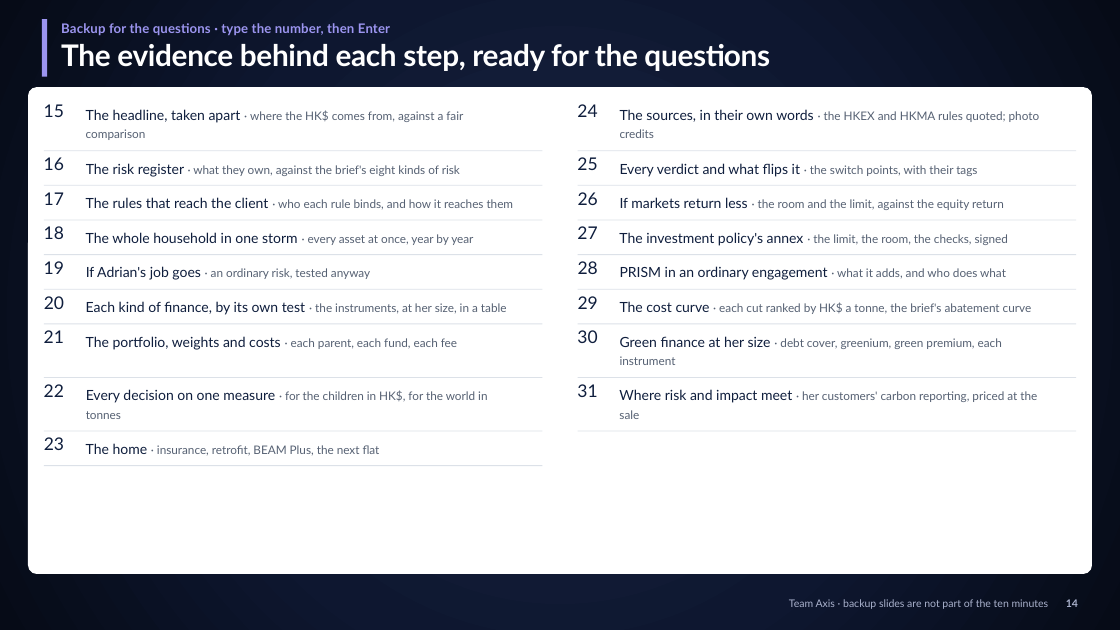
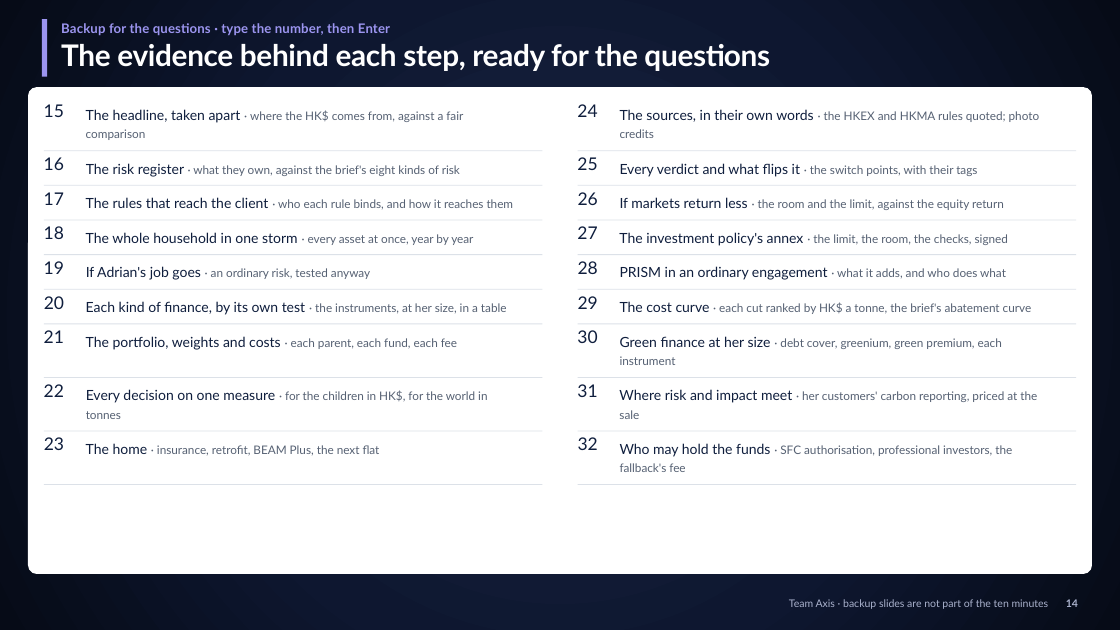
Before and after one commit to Peeradonn/finplan, a slide deck: slide 14 of Final/deck/Axis.pptx. Drawn at 1120x630 pixels with LibreOffice and Linux fonts; fonts in the diff are those of the drawing. Boxes give left, top, right and bottom in pixels: in the first picture for what was removed or moved away, otherwise in the second. Text is boxed around its words. In the diff, an @@ line names an element or a change of style, - is before the commit and + after.

```diff
--- a/Final/deck/Axis.pptx
+++ b/Final/deck/Axis.pptx
@@ text added at bbox=[578, 437, 598, 450], 15 pt, text #0F1E3D @@
+32
@@ text added at bbox=[620, 443, 1012, 472], 10.1 pt, text #566173 @@
+Who may hold the funds · SFC authorisation, professional investors, the
+fallback's fee
@@ rectangle: place and size @@
-rectangle at bbox=[44, 465, 543, 466]
+rectangle at bbox=[44, 484, 543, 485]
@@ rectangle added at bbox=[578, 484, 1077, 485], fill #DCE1E8 @@
```
Also in this commit, not shown: 10 other slides changed, 1 slide added, 6 other files.
